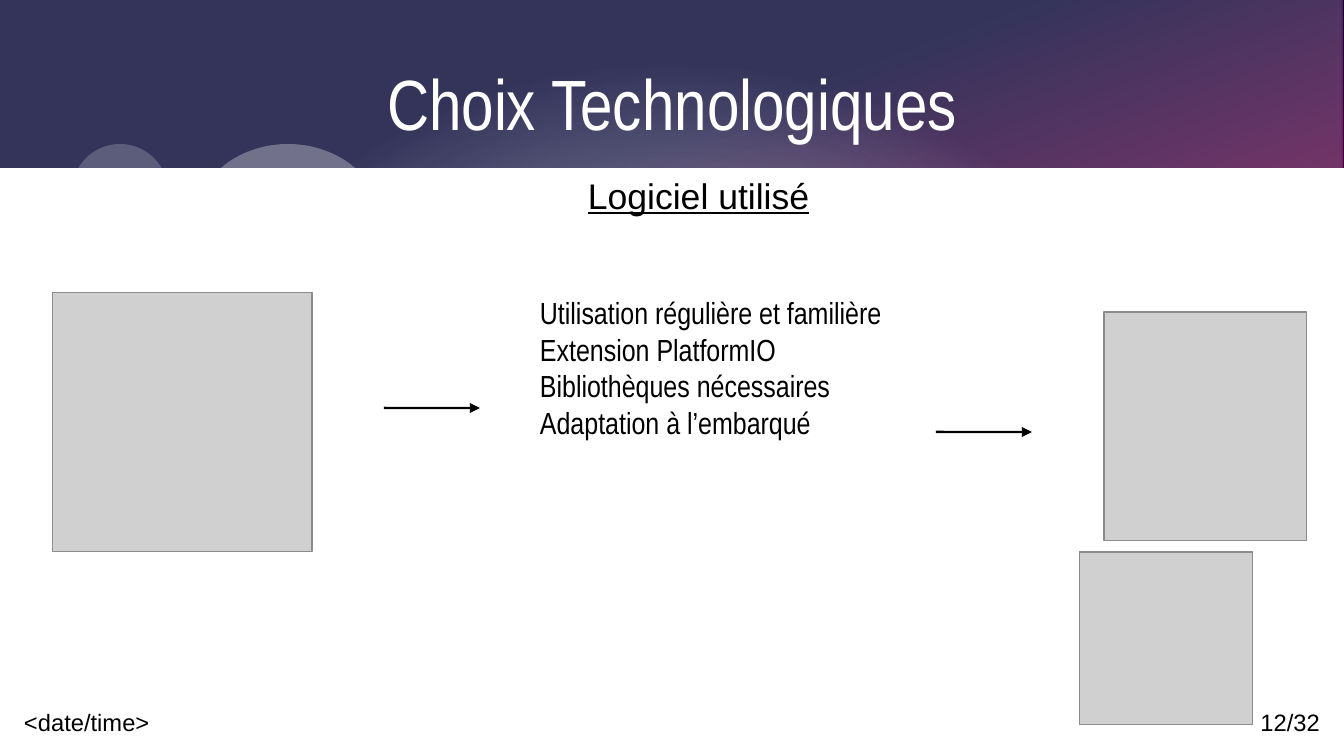
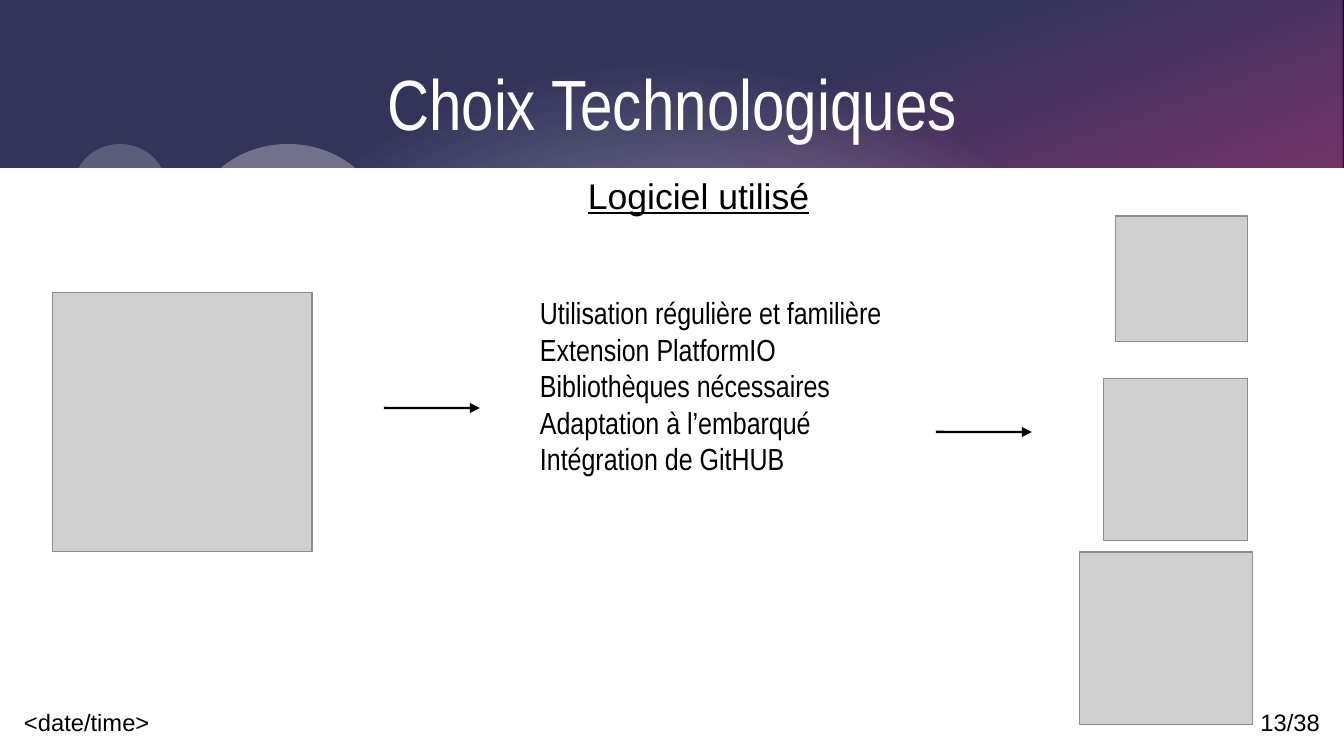
Before and after one commit to Corentinh2/PROJET_GESTIONNAIRE_DE_CHARGE, a slide deck: slide 13 of Revues/DiapoRevue3_VR.odp (slide 12 before the commit). Drawn at 1344x756 pixels with LibreOffice and Linux fonts; fonts in the diff are those of the drawing; grey boxes stand for pictures. Boxes give left, top, right and bottom in pixels: in the first picture for what was removed or moved away, otherwise in the second. Text is boxed around its words. In the diff, an @@ line names an element or a change of style, - is before the commit and + after.

```diff
--- a/Revues/DiapoRevue3_VR.odp
+++ b/Revues/DiapoRevue3_VR.odp
@@ picture added at [1116,216,1249,341] @@
@@ picture: place and size @@
-picture at [1105,312,1307,540]
+picture at [1105,378,1249,540]
@@ text at [540,447,785,476]: paragraph added @@
+Intégration de GitHUB
@@ page number at [1260,713,1319,732]: text changed @@
-12/32
+13/38
```
Also in this commit, not shown: 12 other slides changed, 8 slides added, 2 slides removed, 33 other files.
